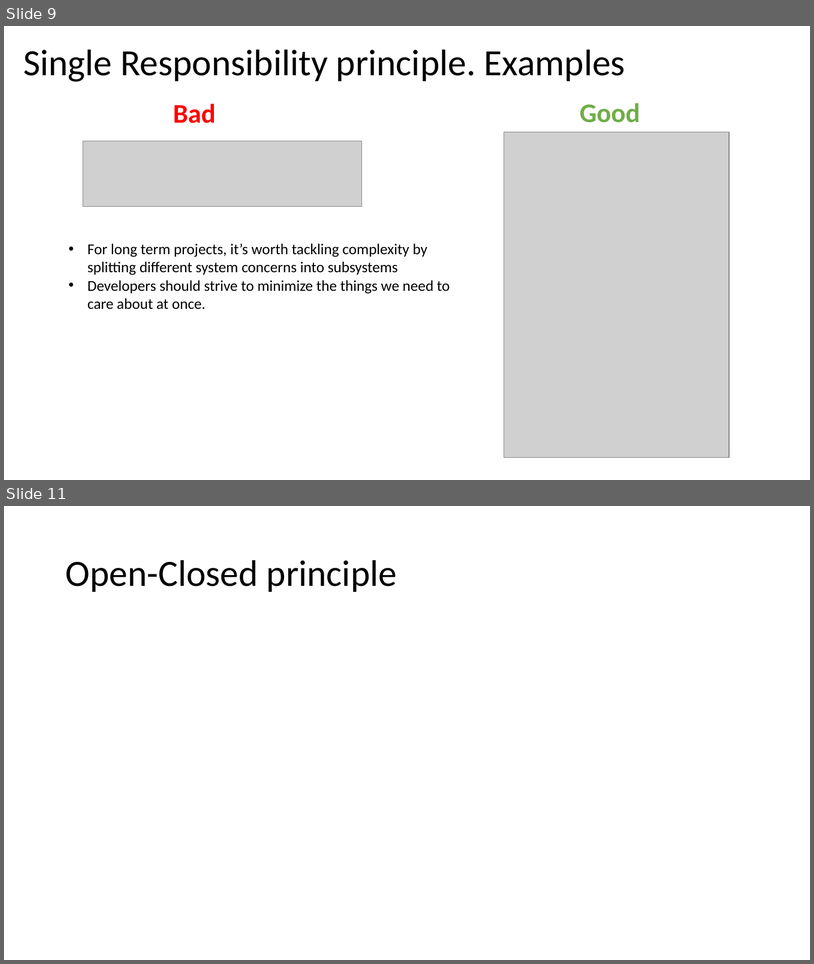
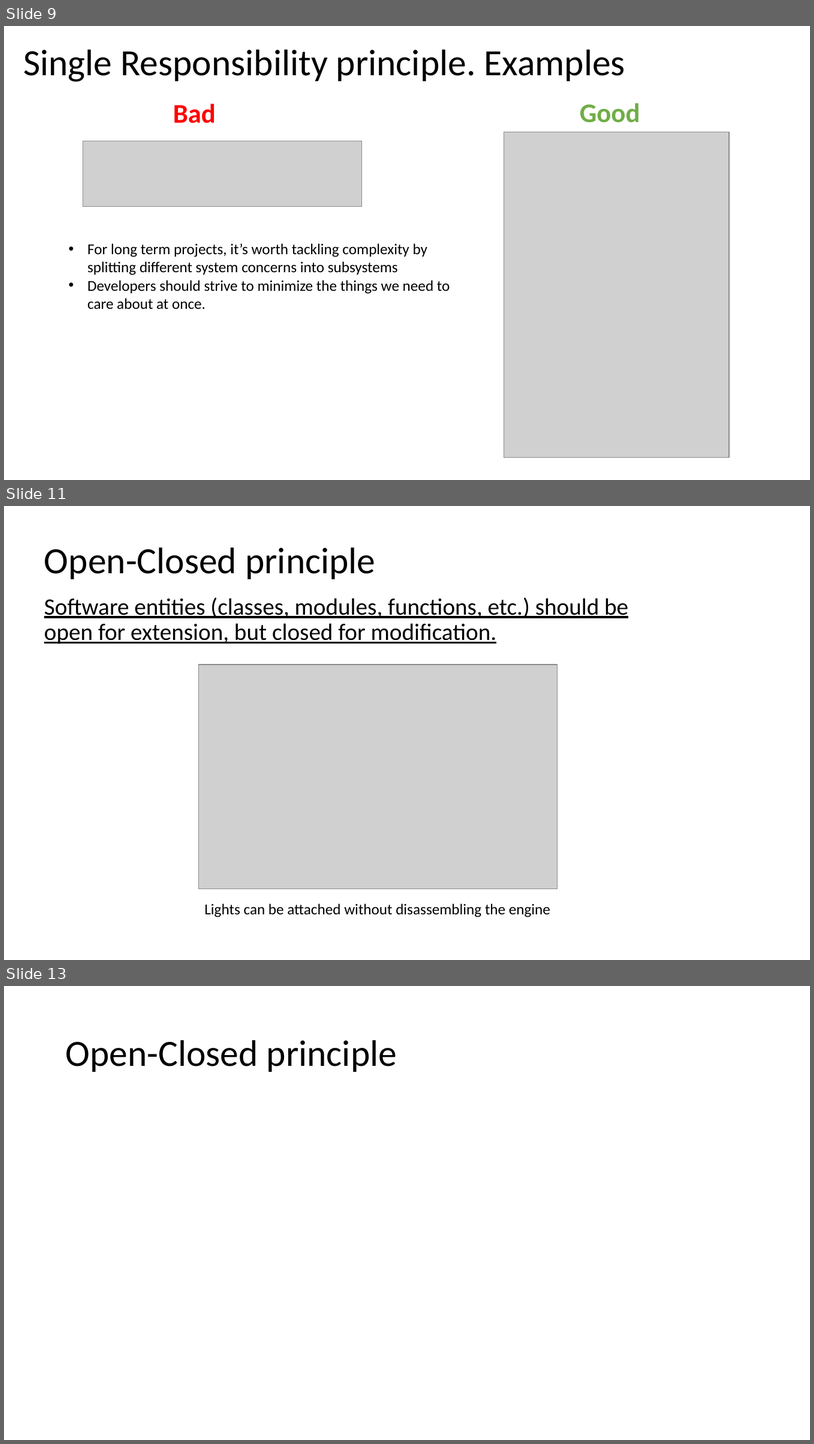
Before and after one commit to DonatasKukta/SOLID, a slide deck: SOLID.pptx. Shown one above the other, each under a label of ours: slides 9 and 11 before the commit, slides 9, 11 and 13 after it; the slides between them are not shown. The pictures are 814x964 and 814x1444 pixels, drawn with LibreOffice and Linux fonts; fonts in the diff are those of the drawing; grey boxes stand for pictures. Boxes give left, top, right and bottom in pixels: in the first picture for what was removed or moved away, otherwise in the second. Text is boxed around its words. In the diff, an @@ line names an element or a change of style, - is before the commit and + after.

Commit message:
Add intro slide for each principle.

```diff
--- a/SOLID.pptx
+++ b/SOLID.pptx
@@ slide 11 added at (x1=4, y1=506, x2=810, y2=960), background #FFFFFF @@
@@ title added at (x1=44, y1=547, x2=375, y2=579), 44 pt, text #000000 @@
+Open-Closed principle
@@ text added at (x1=44, y1=597, x2=629, y2=644), 28 pt, text #000000, underline @@
+Software entities (classes, modules, functions, etc.) should be open for extension, but closed for modification.
@@ picture added at (x1=199, y1=664, x2=558, y2=889) @@
@@ text added at (x1=204, y1=903, x2=551, y2=917), 18 pt, text #000000 @@
+Lights can be attached without disassembling the engine
@@ what was slide 11 is now slide 13 @@
```
Also in this commit, not shown: 6 slides changed, 2 other slides added.
